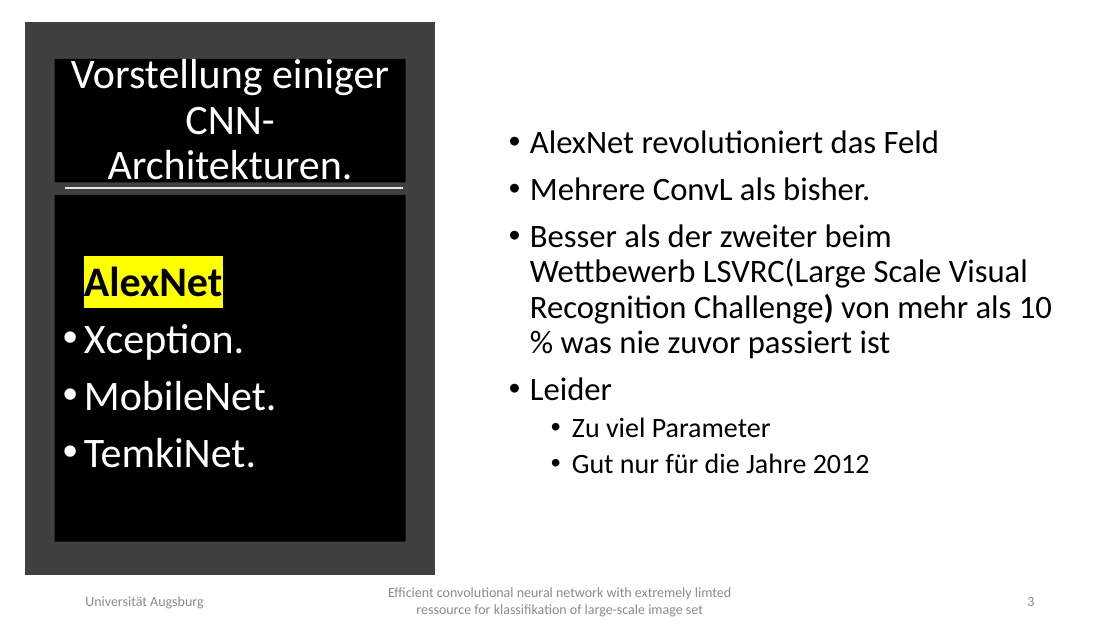
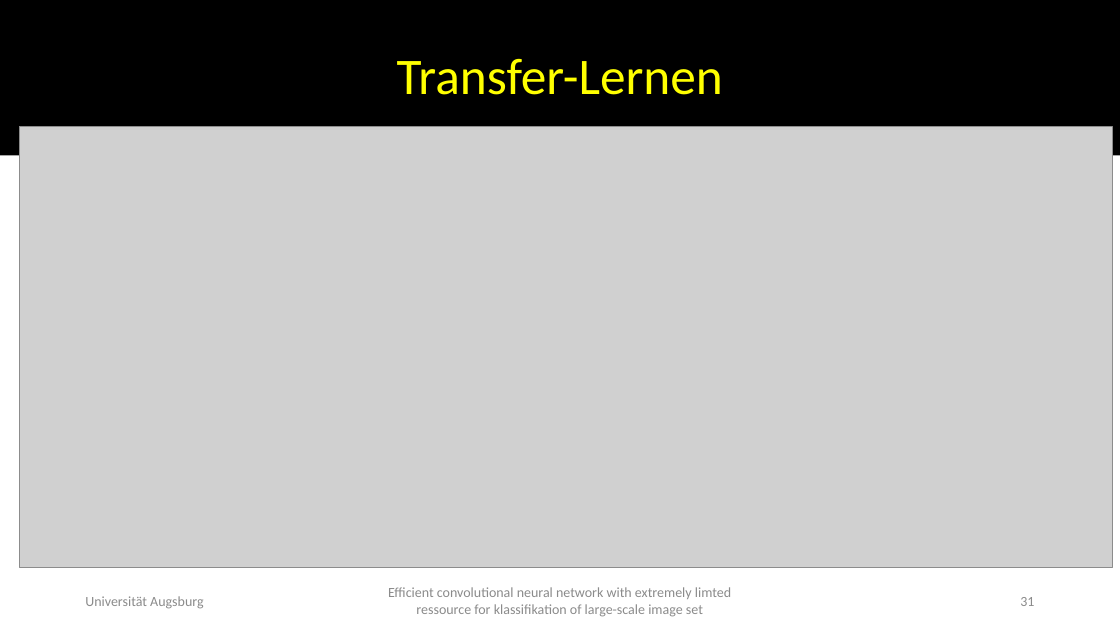
Before and after one commit to TEMKENG/Programme, a slide deck: slide 31 of bachelorarbeit-vorlage/Efficient convolutional neural network with extremely limted ressource.pptx (slide 3 before the commit). Drawn at 1120x630 pixels with LibreOffice and Linux fonts; fonts in the diff are those of the drawing; grey boxes stand for pictures. Boxes give left, top, right and bottom in pixels: in the first picture for what was removed or moved away, otherwise in the second. Text is boxed around its words. In the diff, an @@ line names an element or a change of style, - is before the commit and + after.

```diff
--- a/bachelorarbeit-vorlage/Efficient convolutional neural network with extremely limted ressource.pptx
+++ b/bachelorarbeit-vorlage/Efficient convolutional neural network with extremely limted ressource.pptx
@@ rectangle removed at [31,28,429,570] @@
@@ title removed at [55,59,406,182] @@
-Vorstellung einiger CNN-Architekturen.
@@ title added at [397,59,723,95], 44 pt, text #FFFF00 @@
+Transfer-Lernen
@@ picture added at [19,127,1112,568] @@
@@ text removed at [530,130,1052,474] @@
-• AlexNet revolutioniert das Feld
-• Mehrere ConvL als bisher.
-• Besser als der zweiter beim Wettbewerb LSVRC(Large Scale Visual Recognition Challenge) von mehr als 10 % was nie zuvor passiert ist
-• Leider
-  • Zu viel Parameter
-  • Gut nur für die Jahre 2012
@@ text removed at [55,195,406,542] @@
-• AlexNet
-• Xception.
-• MobileNet.
-• TemkiNet.
@@ line removed from (65, 188) to (403, 188) @@
@@ page number at [1020,597,1034,606]: text changed @@
-3
+31
```
Also in this commit, not shown: 11 other slides changed, 4 slides added, 11 other files.
